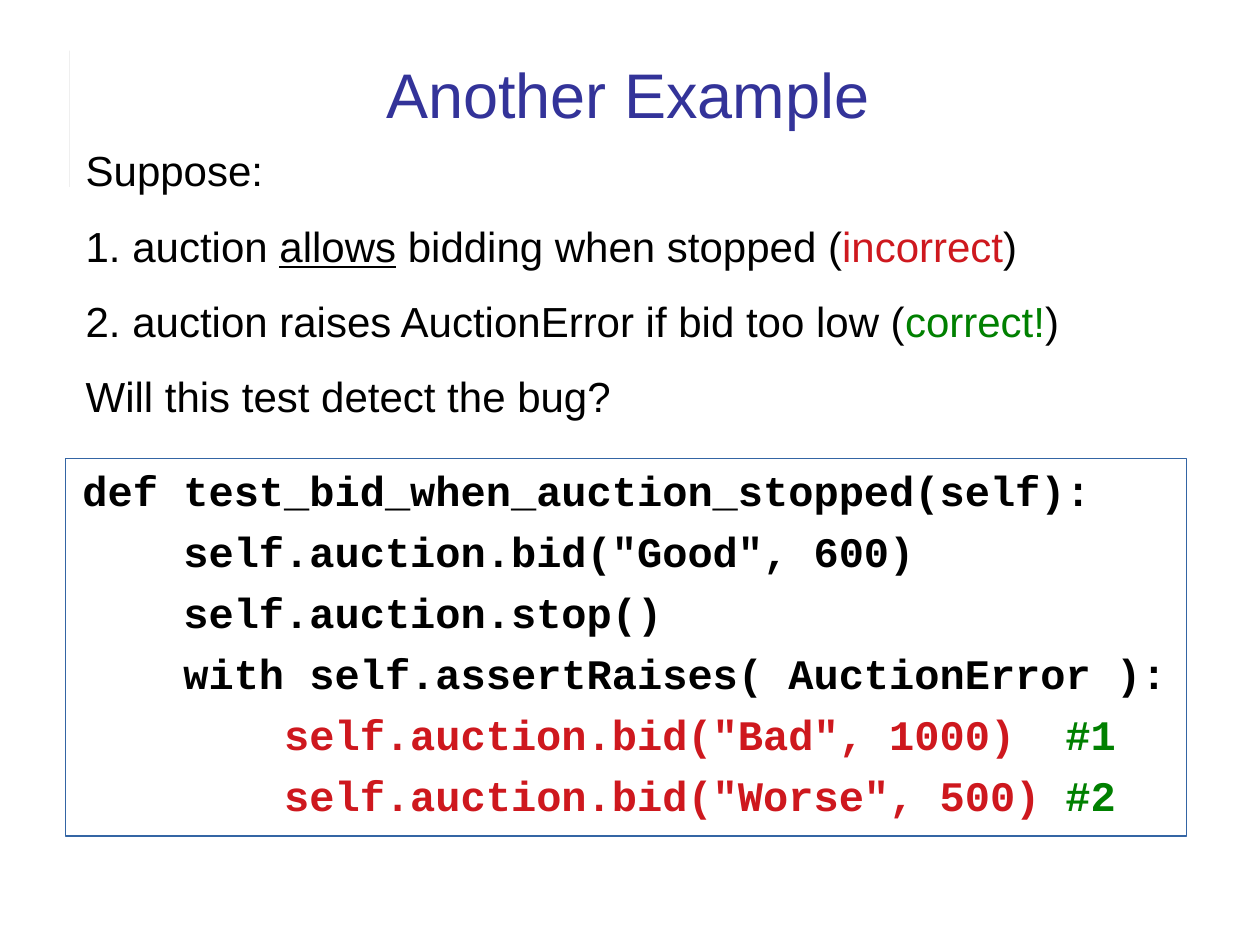
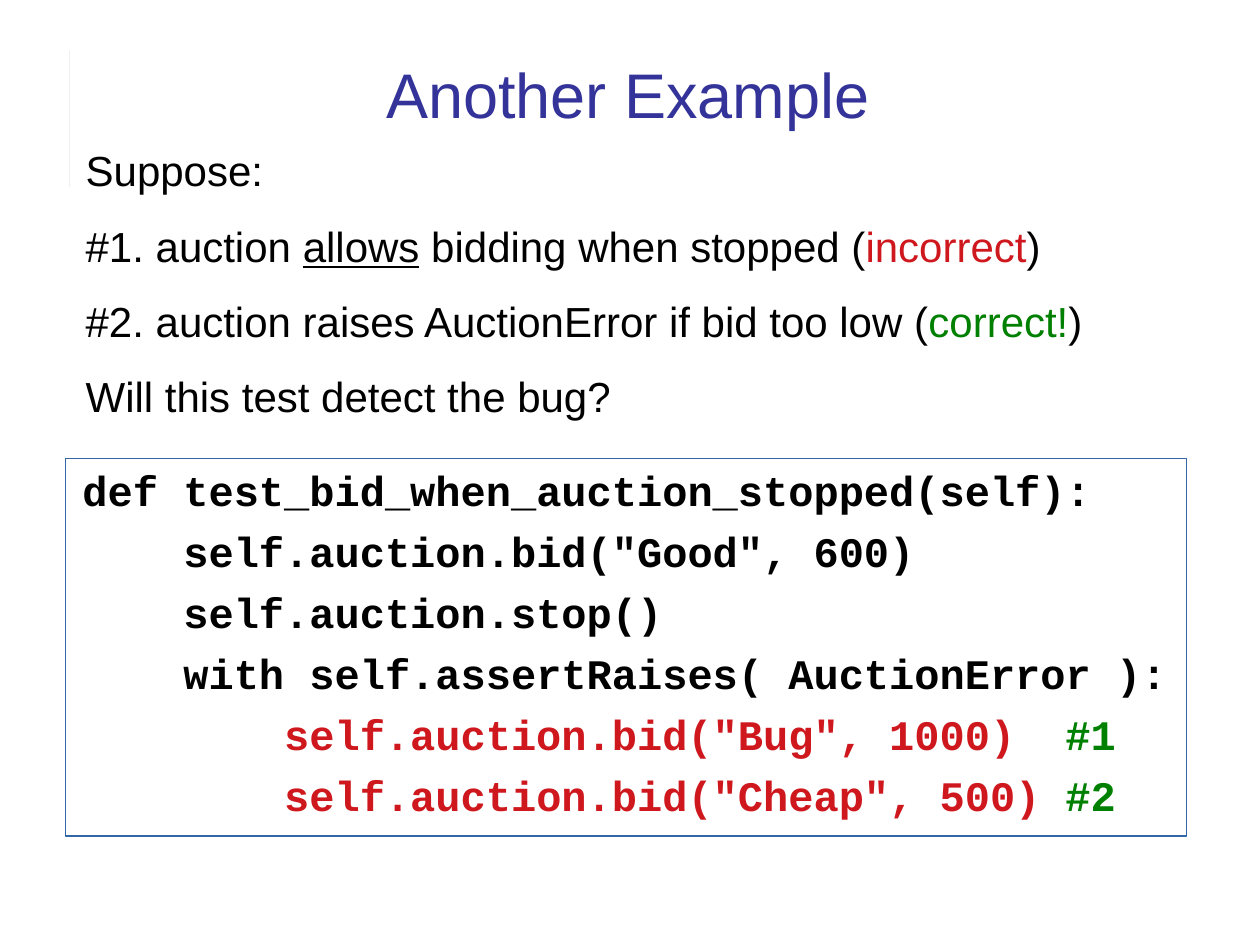
Before and after one commit to cpske/ISP, a slide deck: slide 11 of assignment/feedback/LabExam1-feedback.odp (slide 10 before the commit). Drawn at 1260x945 pixels with LibreOffice and Linux fonts; fonts in the diff are those of the drawing. Boxes give left, top, right and bottom in pixels: in the first picture for what was removed or moved away, otherwise in the second. Text is boxed around its words. In the diff, an @@ line names an element or a change of style, - is before the commit and + after.

```diff
--- a/assignment/feedback/LabExam1-feedback.odp
+++ b/assignment/feedback/LabExam1-feedback.odp
@@ text at (86,231,1082,346): text changed @@
-1. auction allows bidding when stopped (incorrect)
-2. auction raises AuctionError if bid too low (correct!)
+#1. auction allows bidding when stopped (incorrect)
+#2. auction raises AuctionError if bid too low (correct!)
@@ text in rectangle at (284,719,1115,820): text changed @@
-self.auction.bid("Bad", 1000) #1
-self.auction.bid("Worse", 500) #2
+self.auction.bid("Bug", 1000) #1
+self.auction.bid("Cheap", 500) #2
```
Also in this commit, not shown: 8 other slides changed, 15 slides added, 2 other files.
